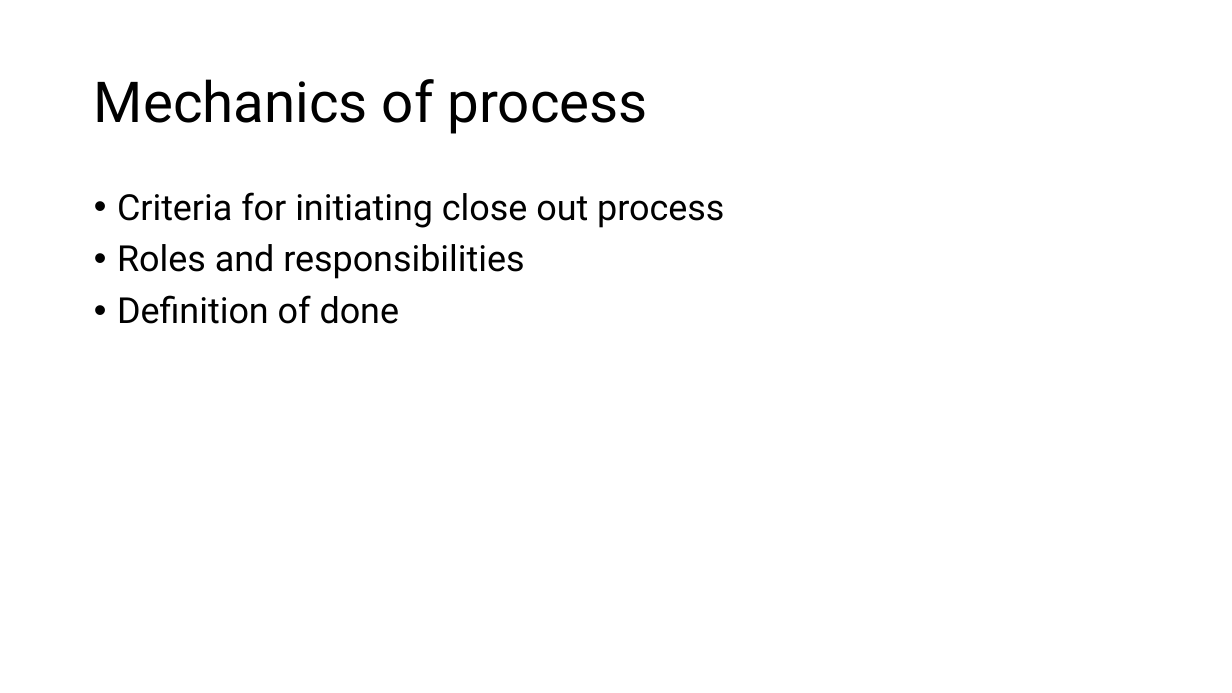
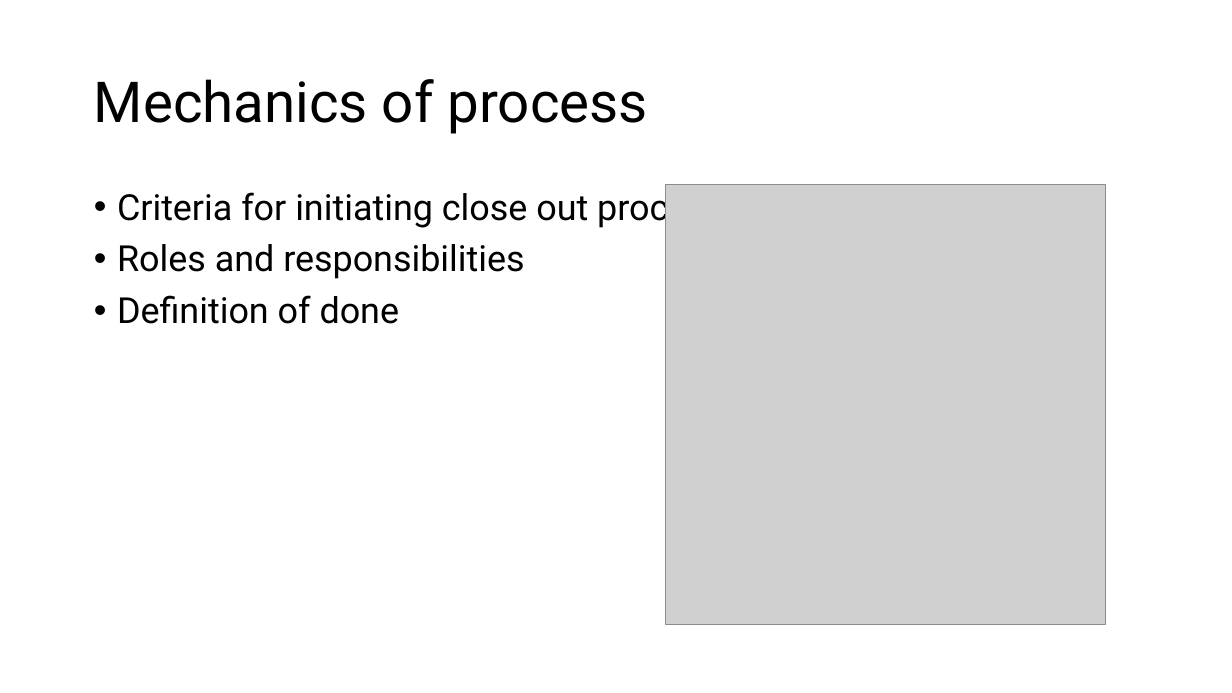
Before and after one commit to ecohealthalliance/building-blocks-of-reproducibility, a slide deck: slide 10 of talks/end_of_project.pptx. Drawn at 1232x693 pixels with LibreOffice and Linux fonts; fonts in the diff are those of the drawing; grey boxes stand for pictures; background and template pictures are left out. Boxes give left, top, right and bottom in pixels: in the first picture for what was removed or moved away, otherwise in the second. Text is boxed around its words. In the diff, an @@ line names an element or a change of style, - is before the commit and + after.

```diff
--- a/talks/end_of_project.pptx
+++ b/talks/end_of_project.pptx
@@ text "Criteria for initiating close out ..." rewrapped from box(117, 192, 724, 324) to box(117, 187, 724, 324) @@
@@ picture added at box(665, 185, 1105, 625) @@
```
Also in this commit, not shown: 8 other slides changed, 2 slides added.
